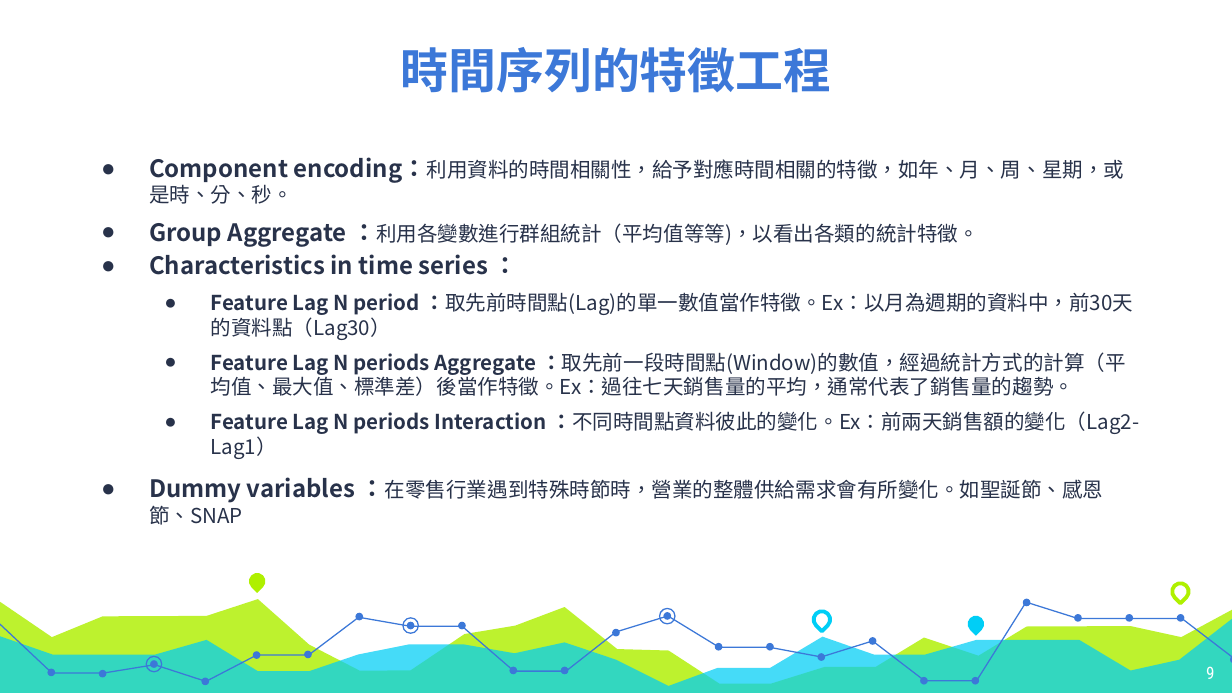
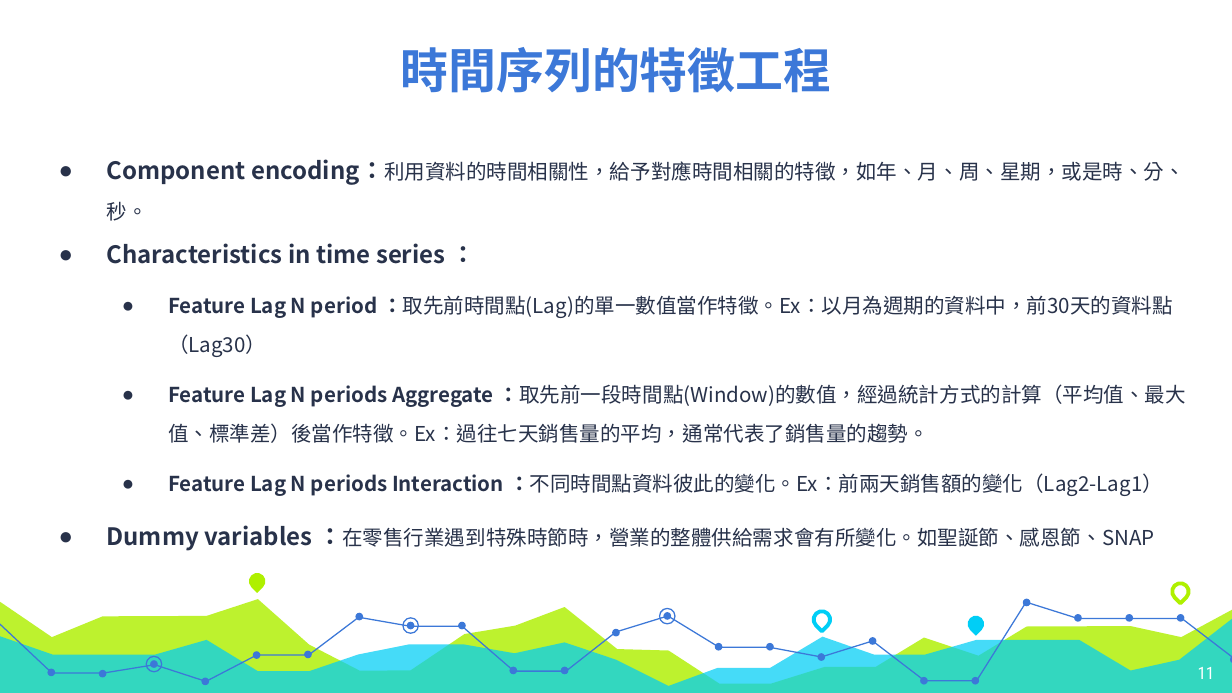
Before and after one commit to acer2265848/M5_Cathay, a slide deck: slide 11 of m5_report.pptx (slide 9 before the commit). Drawn at 1232x693 pixels with LibreOffice and Linux fonts; fonts in the diff are those of the drawing. Boxes give left, top, right and bottom in pixels: in the first picture for what was removed or moved away, otherwise in the second. Text is boxed around its words. In the diff, an @@ line names an element or a change of style, - is before the commit and + after.

```diff
--- a/m5_report.pptx
+++ b/m5_report.pptx
@@ text "Component encoding：利用資料的時間相關性，給予對應時間相關的特徵，如年、月、周、星期，或是時、分、秒。": place and size @@
-text "Component encoding：利用資料的時間相關性，給予對應時間相關的特徵，如年、月、周、星期，或是時、分、秒。" at <box>149,157,1140,525</box>
+text "Component encoding：利用資料的時間相關性，給予對應時間相關的特徵，如年、月、周、星期，或是時、分、秒。" at <box>107,159,1186,551</box>
@@ text "Component encoding：利用資料的時間相關性，給予對應時間相關的特徵，如年、月、周、星期，或是時、分、秒。" at <box>107,159,1186,551</box>: line spacing 1 to 23pt @@
@@ text at <box>149,223,978,247</box>: paragraph removed @@
-● Group Aggregate ：利用各變數進行群組統計（平均值等等)，以看出各類的統計特徵。
@@ page number at <box>1198,667,1215,679</box>: text changed @@
-9
+11
```
Also in this commit, not shown: 7 other slides changed, 8 slides added, 13 slides removed, 7 other files.
